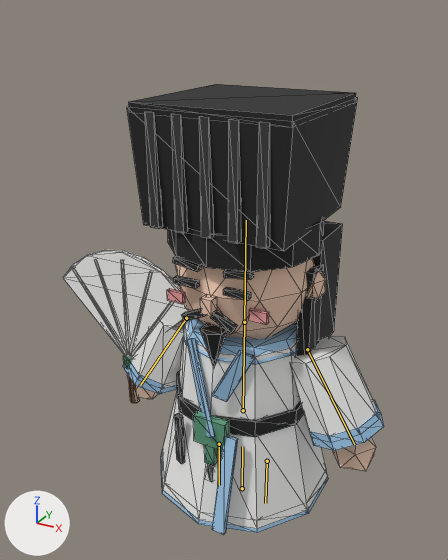
An edit to the glTF model godot3d/assets/models/zhuge_liang.glb, drawn before and after from the same camera.
Camera for both pictures: a 50 mm lens placed at (1.16, -2.32, 2.35), pointed at (-0.13, 0.04, 1.17). Every picture has the same lights, and +X, +Y and +Z are marked at lower left. The first picture is the older version. The bones that bend it are drawn over the model as lines. Mesh edges are drawn as thin lines.

The first picture shows 'zhuge_liang_mesh'.
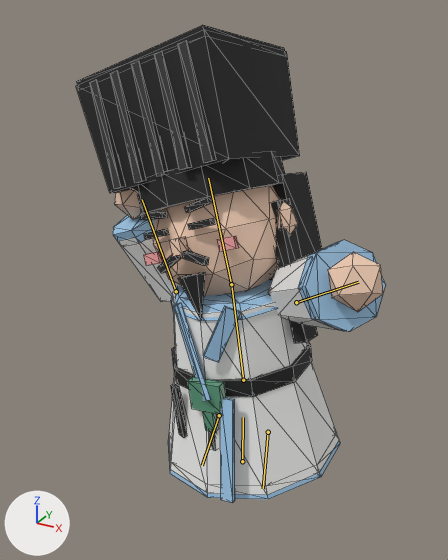
The newer file adds an action. The first version stands in its rest pose; the second is drawn at frame 6 of the action 'cheer'.

Location of each change, [x1, y1, x2, y2] in pixels of the pictures (448 x 560 px):
'zhuge_liang_mesh', posed (6% taller): before [63, 84, 384, 534]; after [76, 25, 386, 503]
bone 'root', root to tip: before (242, 488) to (242, 446); after (242, 461) to (243, 417)
bone 'leg_L', root to tip: before (267, 461) to (265, 503); after (268, 432) to (263, 488)
bone 'leg_R', root to tip: before (219, 444) to (219, 485); after (219, 415) to (202, 465)
bone 'torso', root to tip: before (243, 410) to (244, 322); after (243, 380) to (231, 284)
bone 'arm_L', root to tip: before (307, 349) to (354, 444); after (296, 302) to (358, 282)
bone 'arm_R', root to tip: before (186, 318) to (140, 385); after (176, 291) to (142, 199)
bone 'head', root to tip: before (244, 322) to (246, 220); after (231, 284) to (208, 178)

The change, as a diff of the scene's bpy script:
```diff
--- a/godot3d/assets/models/zhuge_liang.glb.py
+++ b/godot3d/assets/models/zhuge_liang.glb.py
@@ bone_root @@
 bone_root = bpy.data.objects['zhuge_liang'].pose.bones['root']
-bone_root.location = (0.0, 0.0, 0.0)
+bone_root.location = (0.0, 0.18, 0.0)
@@ bone_leg_l @@
 bone_leg_l = bpy.data.objects['zhuge_liang'].pose.bones['leg_L']  # child of 'root'
-bone_leg_l.rotation_quaternion = (1.0, 0.0, 0.0, 0.0)  # degrees (0, 0, 0)
+bone_leg_l.rotation_quaternion = (-0.974, 0.216, -0.015, 0.068)  # degrees (-25, 0, -8)
@@ bone_leg_r @@
 bone_leg_r = bpy.data.objects['zhuge_liang'].pose.bones['leg_R']  # child of 'root'
-bone_leg_r.rotation_quaternion = (1.0, 0.0, 0.0, 0.0)  # degrees (0, 0, 0)
+bone_leg_r.rotation_quaternion = (0.974, -0.216, -0.015, 0.068)  # degrees (-25, 0, 8)
@@ bone_torso @@
 bone_torso = bpy.data.objects['zhuge_liang'].pose.bones['torso']  # child of 'root'
-bone_torso.rotation_quaternion = (1.0, 0.0, 0.0, 0.0)  # degrees (0, 0, 0)
+bone_torso.rotation_quaternion = (0.998, 0.0, 0.0, 0.07)  # degrees (0, 0, 8)
@@ bone_arm_l @@
 bone_arm_l = bpy.data.objects['zhuge_liang'].pose.bones['arm_L']  # child of 'torso'
-bone_arm_l.rotation_quaternion = (1.0, 0.0, 0.0, 0.0)  # degrees (0, 0, 0)
+bone_arm_l.rotation_quaternion = (-0.707, 0.0, 0.0, 0.707)  # degrees (0, 0, -90)
@@ bone_arm_r @@
 bone_arm_r = bpy.data.objects['zhuge_liang'].pose.bones['arm_R']  # child of 'torso'
-bone_arm_r.rotation_quaternion = (1.0, 0.0, 0.0, 0.0)  # degrees (0, 0, 0)
+bone_arm_r.rotation_quaternion = (0.342, 0.0, 0.0, 0.94)  # degrees (0, 0, 140)
@@ bone_head @@
 bone_head = bpy.data.objects['zhuge_liang'].pose.bones['head']  # child of 'torso'
-bone_head.rotation_quaternion = (1.0, 0.0, 0.0, 0.0)  # degrees (0, 0, 0)
+bone_head.rotation_quaternion = (0.991, -0.087, -0.009, 0.104)  # degrees (-10, 0, 12)
```
